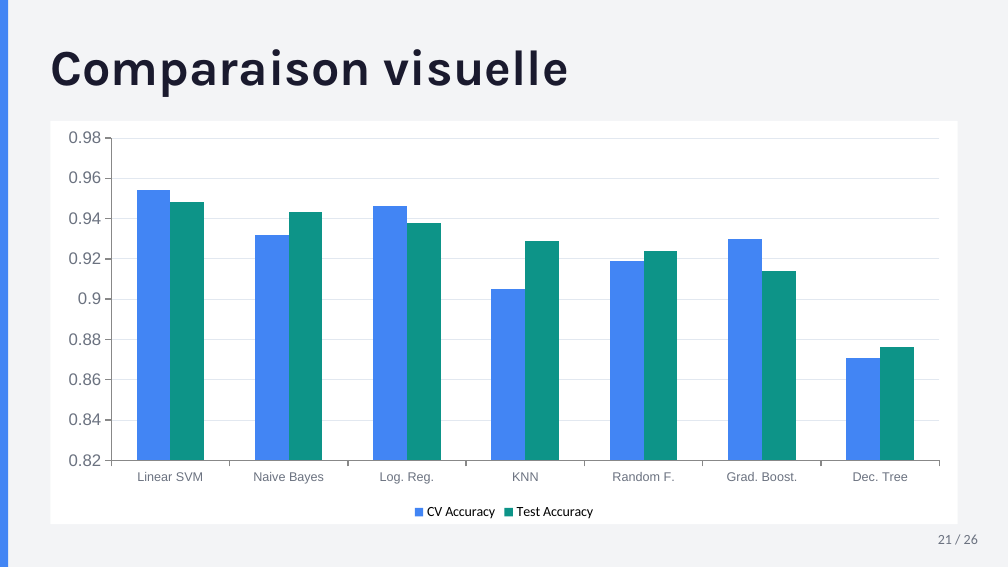
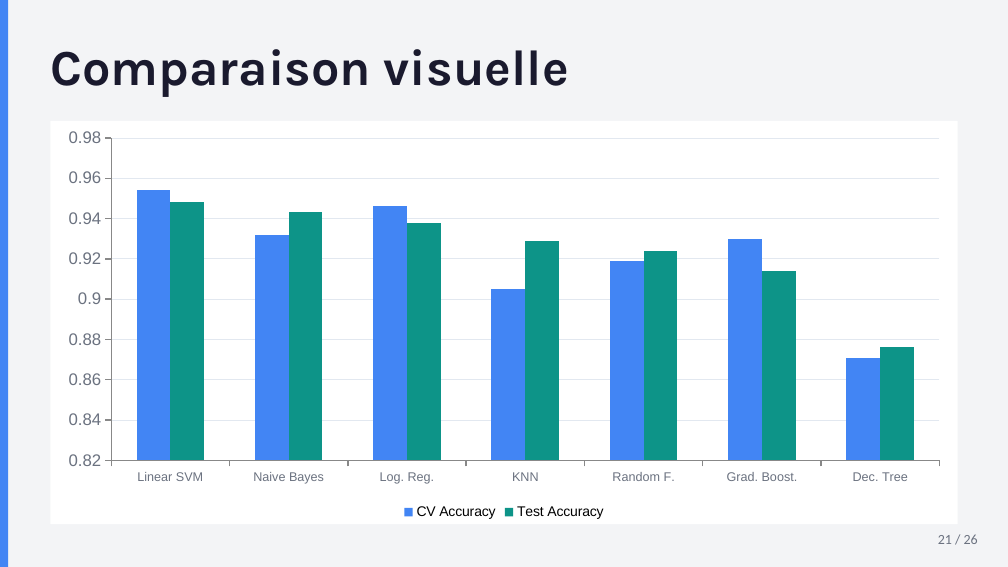
Before and after one commit to firminApp/projet_ml_dit_classification_des_bien, a slide deck: slide 21 of presentation_Groupe4_clf04.pptx. Drawn at 1008x567 pixels with LibreOffice and Linux fonts; fonts in the diff are those of the drawing. Boxes give left, top, right and bottom in pixels: in the first picture for what was removed or moved away, otherwise in the second. Text is boxed around its words. In the diff, an @@ line names an element or a change of style, - is before the commit and + after.

```diff
--- a/presentation_Groupe4_clf04.pptx
+++ b/presentation_Groupe4_clf04.pptx
@@ column chart at box(50, 121, 958, 524) @@
@@ lettering changed @@
```
Also in this commit, not shown: 5 other slides changed.
